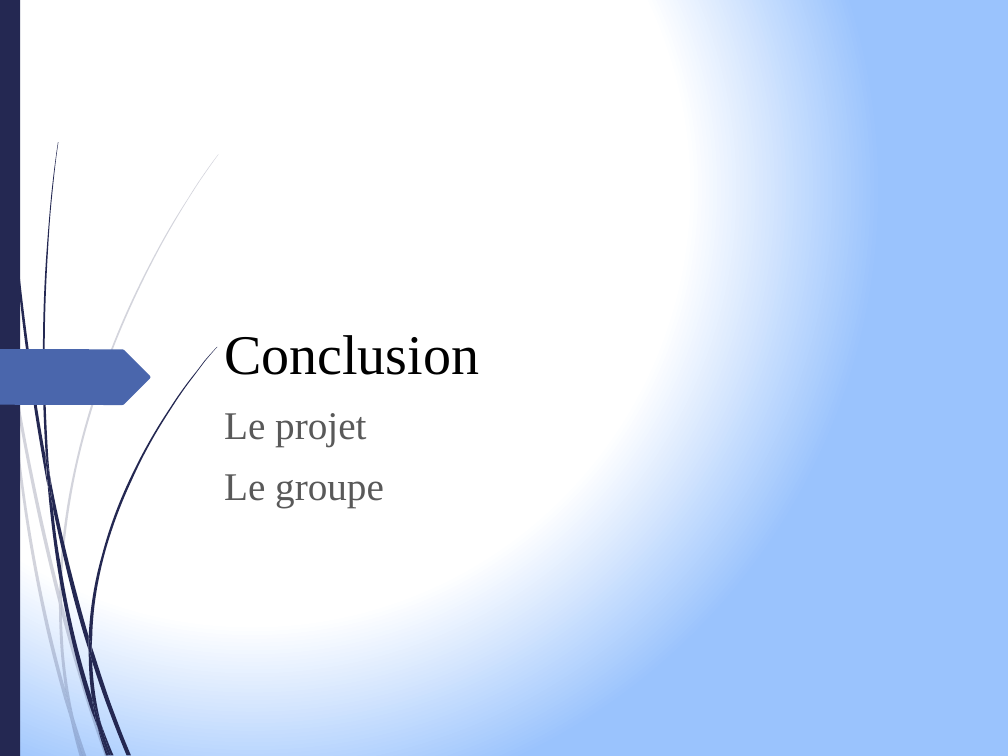
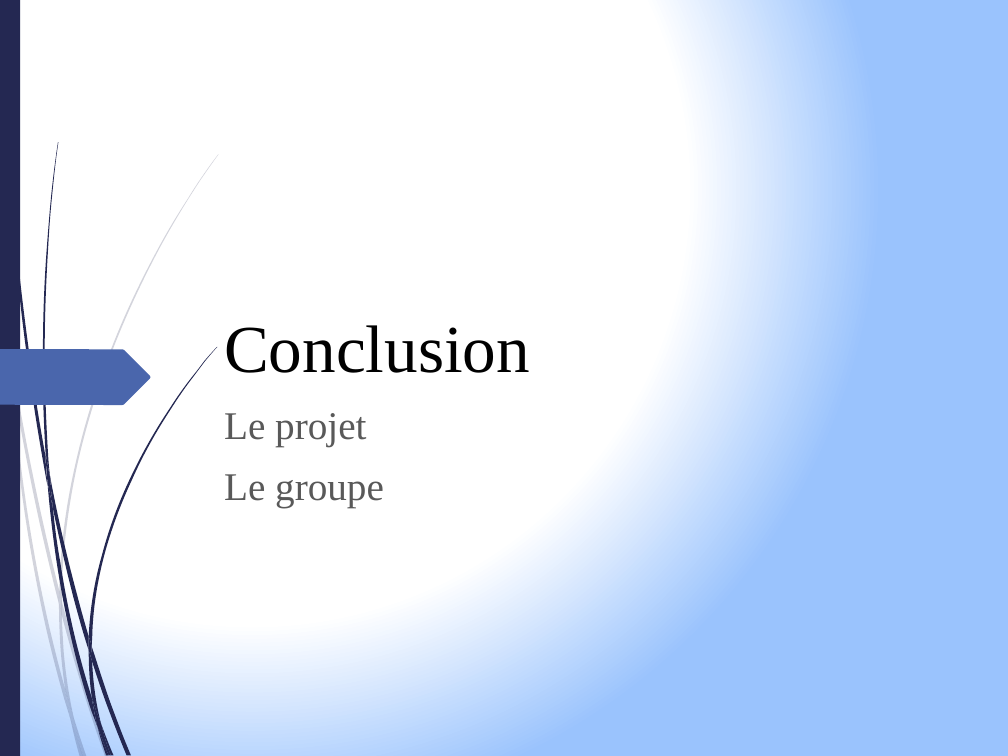
Before and after one commit to manalito/nukemap, a slide deck: slide 7 of presentation.pptx. Drawn at 1008x756 pixels with LibreOffice and Linux fonts; fonts in the diff are those of the drawing. Boxes give left, top, right and bottom in pixels: in the first picture for what was removed or moved away, otherwise in the second. Text is boxed around its words. In the diff, an @@ line names an element or a change of style, - is before the commit and + after.

```diff
--- a/presentation.pptx
+++ b/presentation.pptx
@@ title "Conclusion" at (224, 325, 530, 373): size 40 to 48 pt @@
```
Also in this commit, not shown: 4 other slides changed, 1 slide added, 1 slide removed, 1 other file.
